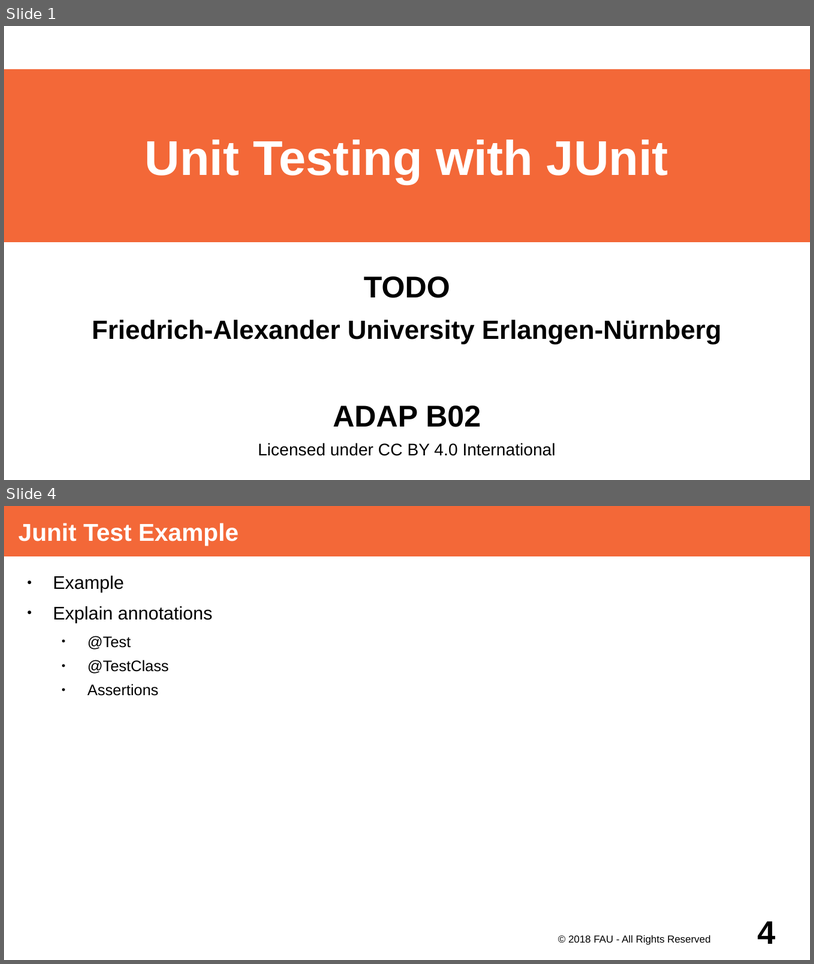
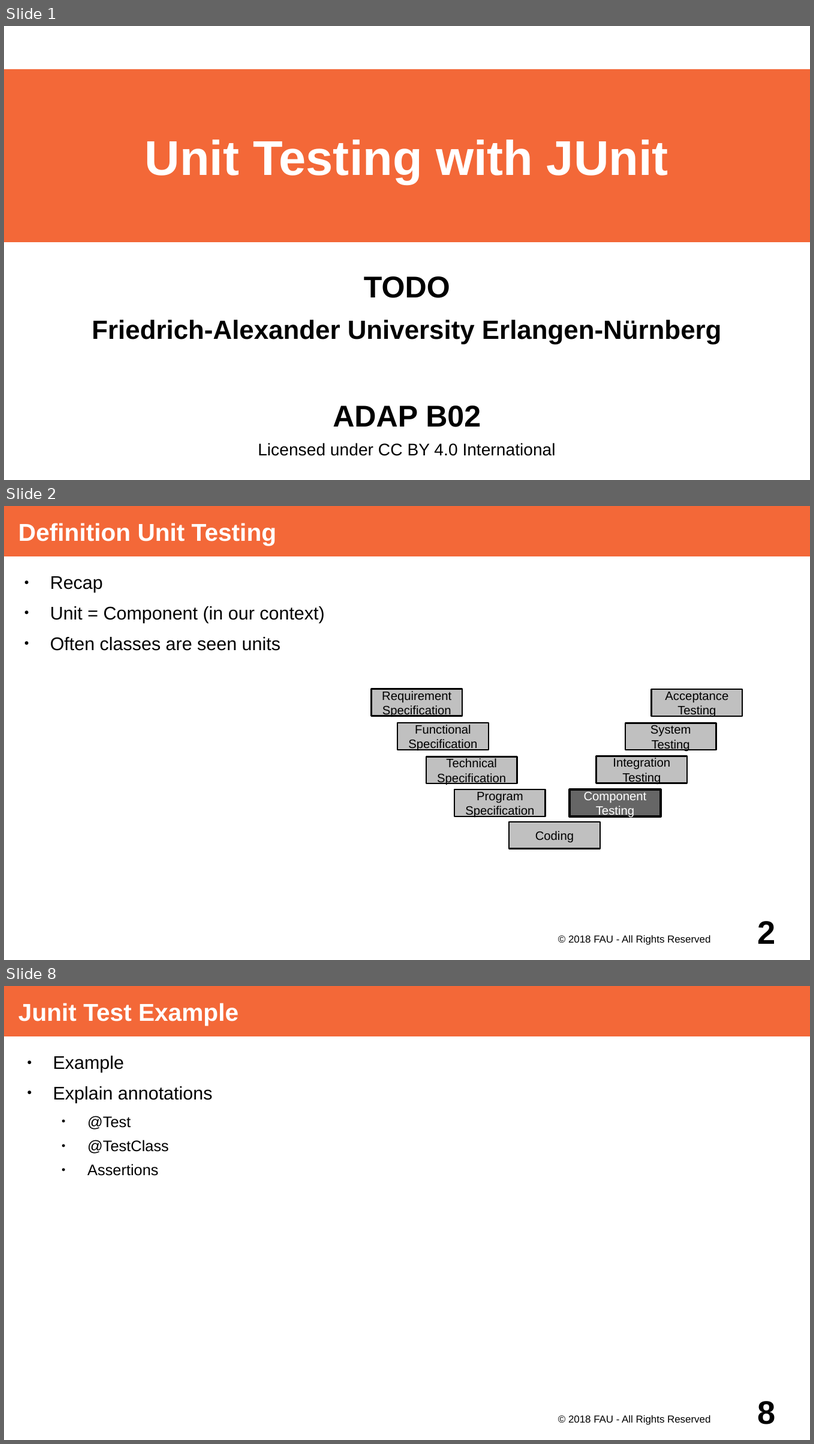
Before and after one commit to dirkriehle/adap-course, a slide deck: Lecture Slides/ADAP B02- Unit Testing with JUnit.odp. Shown one above the other, each under a label of ours: slides 1 and 4 before the commit, slides 1, 2 and 8 after it; the slides between them are not shown. The pictures are 814x964 and 814x1444 pixels, drawn with LibreOffice and Linux fonts; fonts in the diff are those of the drawing. Boxes give left, top, right and bottom in pixels: in the first picture for what was removed or moved away, otherwise in the second. Text is boxed around its words. In the diff, an @@ line names an element or a change of style, - is before the commit and + after.

```diff
--- a/Lecture Slides/ADAP B02- Unit Testing with JUnit.odp
+++ b/Lecture Slides/ADAP B02- Unit Testing with JUnit.odp
@@ slide 2 added at [4,506,810,960], background #FFFFFF @@
@@ title added at [4,506,810,556], fill #F36838, 24 pt, text #FFFFFF, bold @@
+Definition Unit Testing
@@ text added at [50,576,324,651], 18 pt, text #000000 @@
+● Recap
+● Unit = Component (in our context)
+● Often classes are seen units
@@ rectangle added at [371,689,462,716], fill #C0C0C0, outline #000000 1.45 pt, 12 pt, text #000000 @@
+Requirement
+Specification
@@ rectangle added at [653,689,743,716], fill #C0C0C0, outline #000000 1.45 pt, 12 pt, text #000000 @@
+Acceptance
+Testing
@@ rectangle added at [398,723,488,750], fill #C0C0C0, outline #000000 1.45 pt, 12 pt, text #000000 @@
+Functional
+Specification
@@ rectangle added at [626,723,717,750], fill #C0C0C0, outline #000000 1.45 pt, 12 pt, text #000000 @@
+System
+Testing
@@ rectangle added at [427,756,518,783], fill #C0C0C0, outline #000000 1.45 pt, 12 pt, text #000000 @@
+Technical
+Specification
@@ rectangle added at [597,756,687,783], fill #C0C0C0, outline #000000 1.45 pt, 12 pt, text #000000 @@
+Integration
+Testing
@@ rectangle added at [455,789,546,816], fill #C0C0C0, outline #000000 1.45 pt, 12 pt, text #000000 @@
+Program
+Specification
@@ rectangle added at [570,789,661,816], fill #666666, outline #000000 2.3 pt, 12 pt, text #FFFFFF @@
+Component
+Testing
@@ rectangle added at [510,822,600,849], fill #C0C0C0, outline #000000 1.45 pt, 12 pt, text #000000 @@
+Coding
@@ text added at [569,934,711,945], 10 pt, text #000000 @@
+© 2018 FAU - All Rights Reserved
@@ page number added at [758,921,776,943], 32 pt, text #000000, bold @@
+2
@@ what was slide 4 is now slide 8 @@
@@ page number at [758,1401,776,1424]: text changed @@
-4
+8
```
Also in this commit, not shown: 1 slide changed, 4 other slides added, 1 slide removed, 2 other files.
